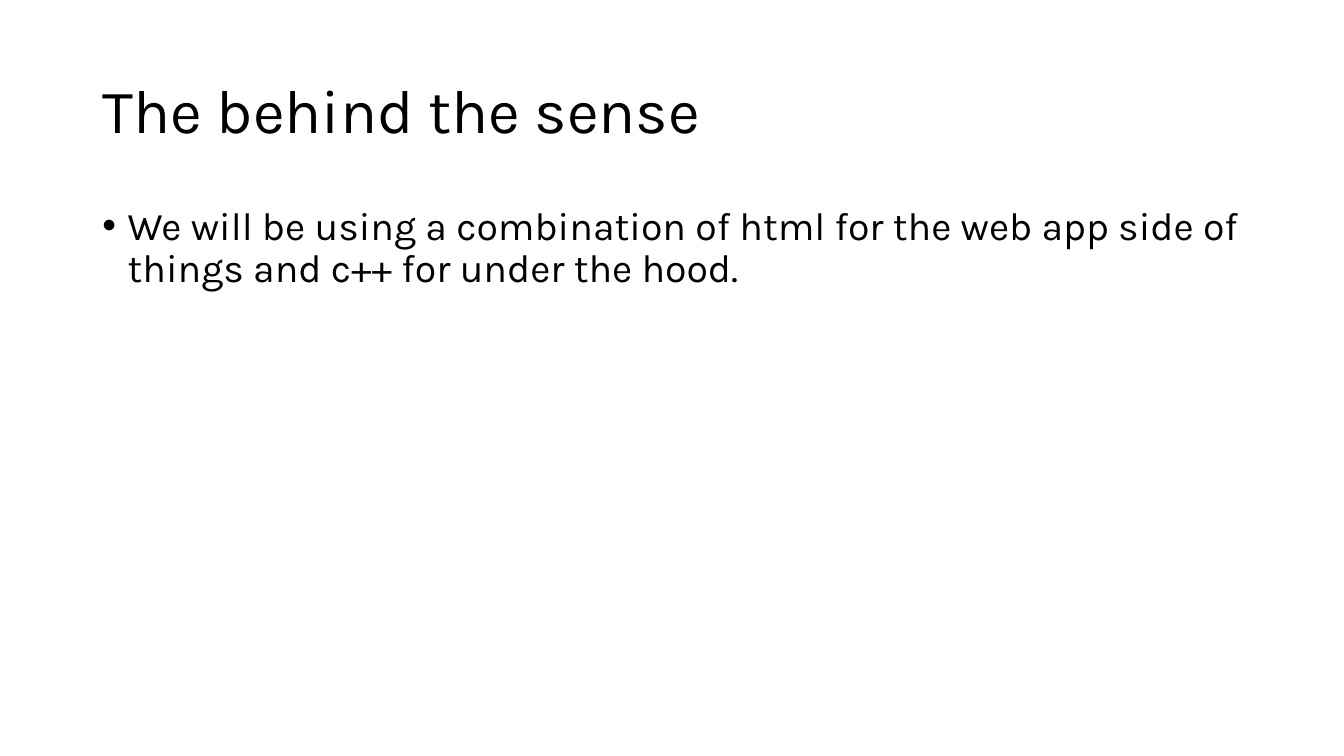
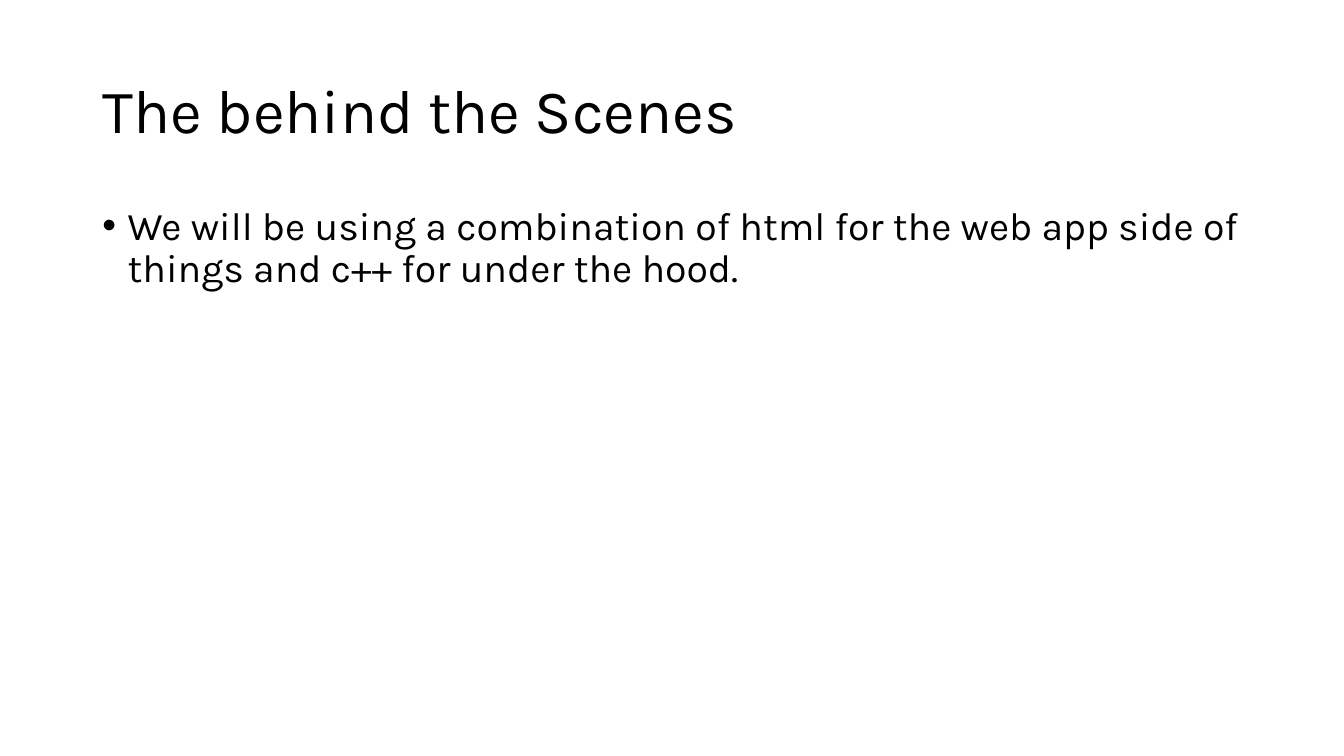
Before and after one commit to SeanStaley21/CSE-350-Team23, a slide deck: slide 3 of homeworks/Homework 1/Homework 1.pptx. Drawn at 1344x756 pixels with LibreOffice and Linux fonts; fonts in the diff are those of the drawing. Boxes give left, top, right and bottom in pixels: in the first picture for what was removed or moved away, otherwise in the second. Text is boxed around its words. In the diff, an @@ line names an element or a change of style, - is before the commit and + after.

```diff
--- a/homeworks/Homework 1/Homework 1.pptx
+++ b/homeworks/Homework 1/Homework 1.pptx
@@ title at [102, 90, 737, 134]: text changed @@
-The behind the sense
+The behind the Scenes
```
Also in this commit, not shown: 2 other slides changed, 8 slides added.
